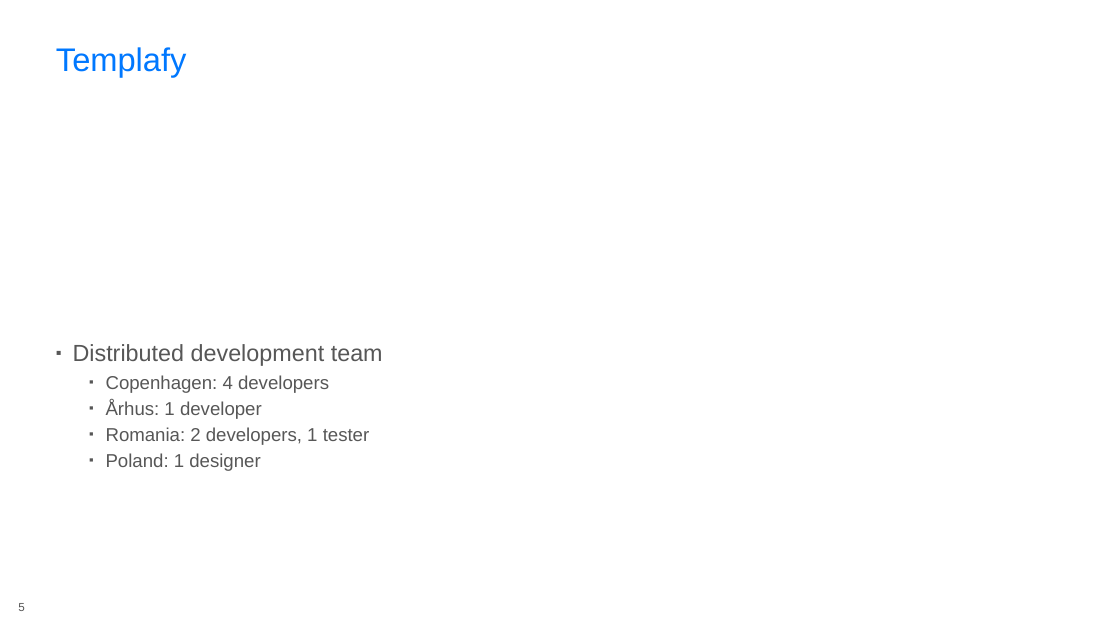
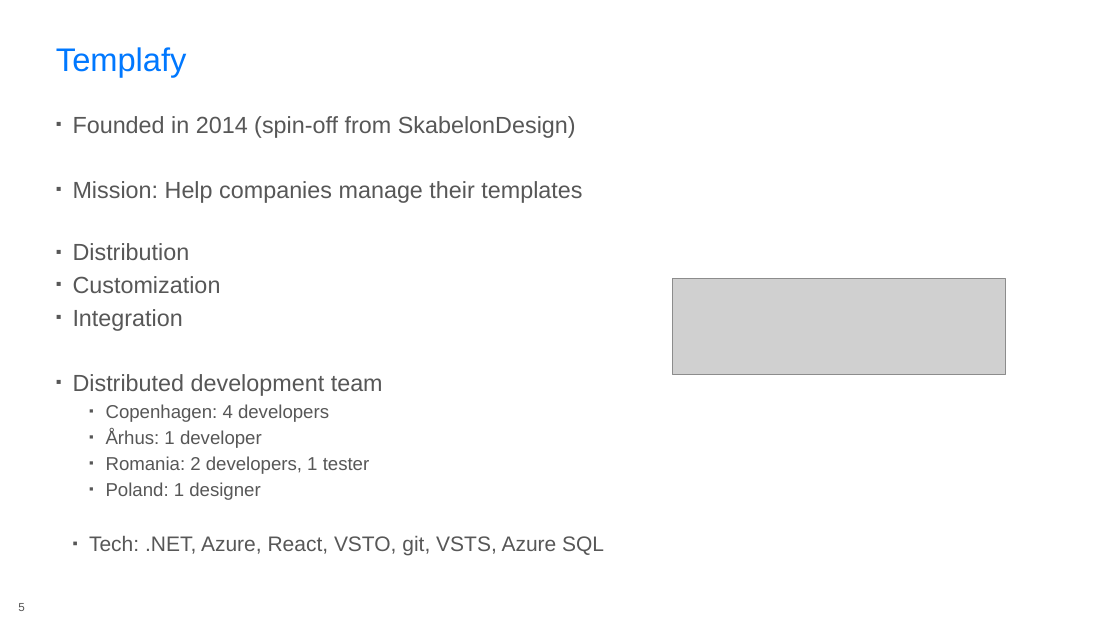
Before and after one commit to rasmuskl/react-webpack-typescript, a slide deck: slide 5 of _notes/Presentation.pptx. Drawn at 1120x630 pixels with LibreOffice and Linux fonts; fonts in the diff are those of the drawing; grey boxes stand for pictures; background and template pictures are left out. Boxes give left, top, right and bottom in pixels: in the first picture for what was removed or moved away, otherwise in the second. Text is boxed around its words. In the diff, an @@ line names an element or a change of style, - is before the commit and + after.

Commit message:
Finished Templafy slide and plain react demo.

```diff
--- a/_notes/Presentation.pptx
+++ b/_notes/Presentation.pptx
@@ text at [73,116,582,331]: paragraphs added @@
+▪ Founded in 2014 (spin-off from SkabelonDesign)
+▪ Mission: Help companies manage their templates
+▪ Distribution
+▪ Customization
+▪ Integration
@@ picture added at [673,279,1007,375] @@
@@ text at [89,536,604,556]: paragraph added @@
+  ▪ Tech: .NET, Azure, React, VSTO, git, VSTS, Azure SQL
```
Also in this commit, not shown: 4 other slides changed, 3 slides removed, 5 other files.
